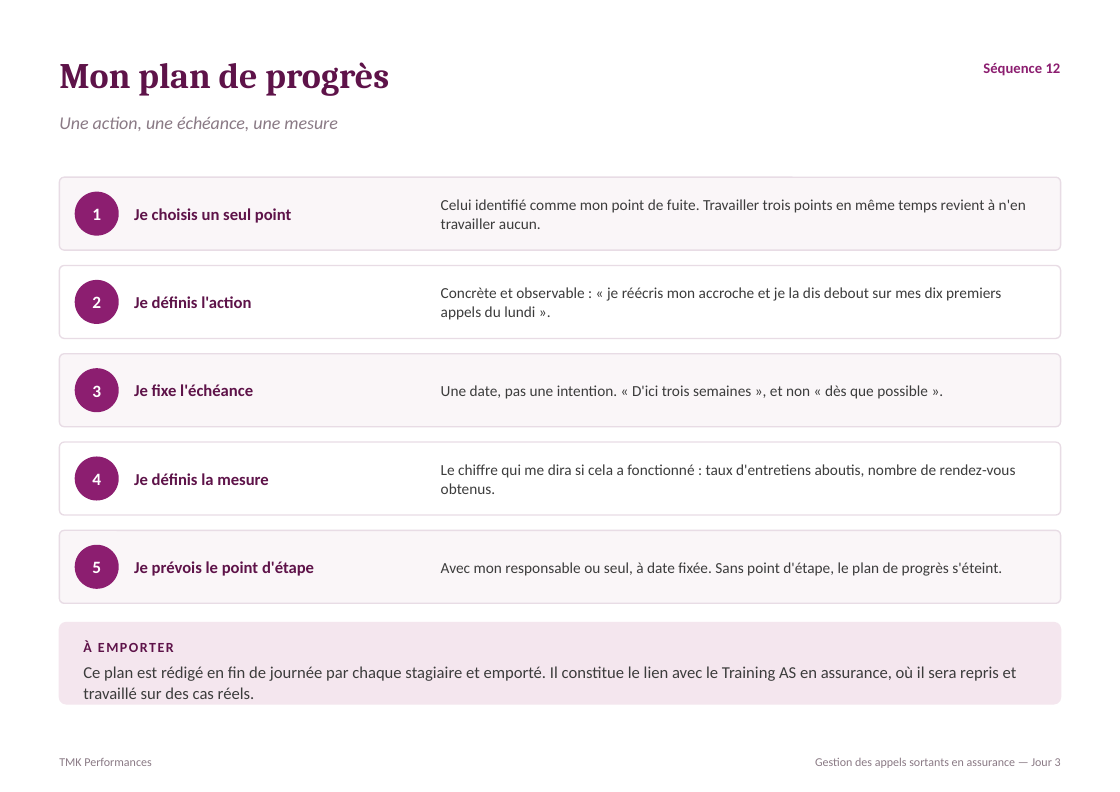
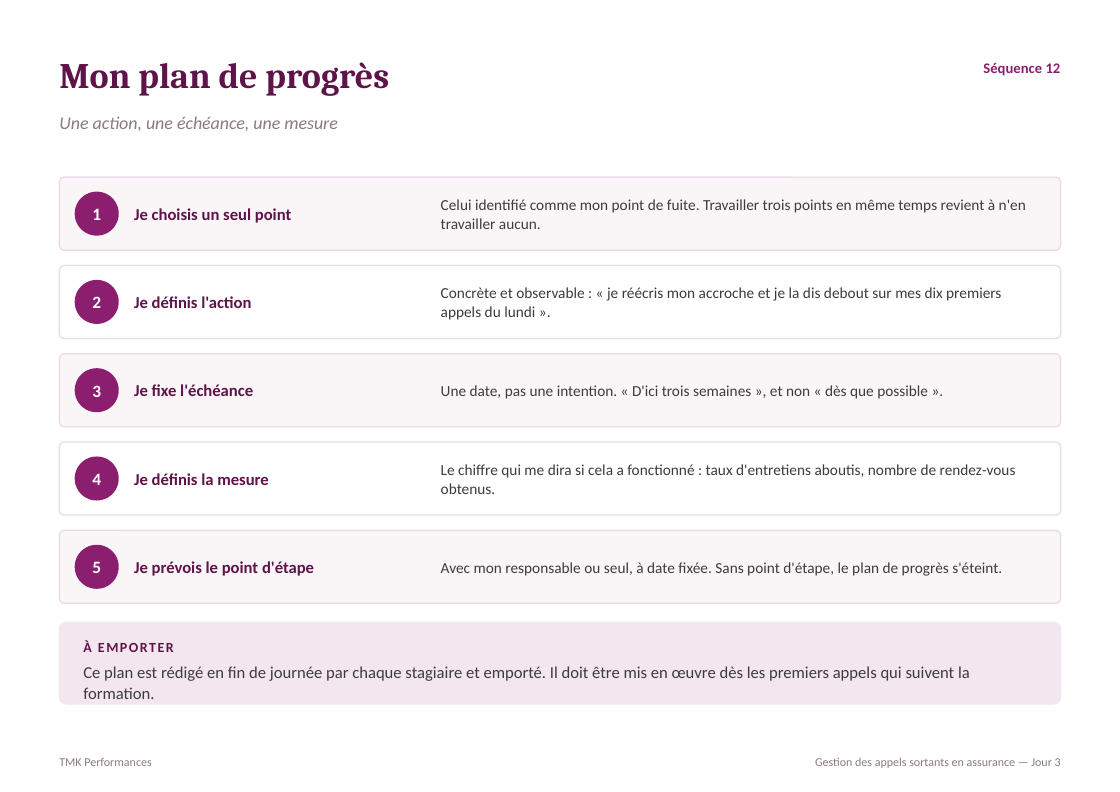
Before and after one commit to ThLe2/MAD_PRDV, a slide deck: slide 24 of documents_a_telecharger/Cours_-_Jour_3.pptx. Drawn at 1120x792 pixels with LibreOffice and Linux fonts; fonts in the diff are those of the drawing. Boxes give left, top, right and bottom in pixels: in the first picture for what was removed or moved away, otherwise in the second. Text is boxed around its words. In the diff, an @@ line names an element or a change of style, - is before the commit and + after.

```diff
--- a/documents_a_telecharger/Cours_-_Jour_3.pptx
+++ b/documents_a_telecharger/Cours_-_Jour_3.pptx
@@ text at (83,666,970,699): text changed @@
-Ce plan est rédigé en fin de journée par chaque stagiaire et emporté. Il constitue le lien avec le Training AS en assurance, où il sera repris et travaillé sur des cas réels.
+Ce plan est rédigé en fin de journée par chaque stagiaire et emporté. Il doit être mis en œuvre dès les premiers appels qui suivent la formation.
```
Also in this commit, not shown: 2 other slides changed, 5 other files.
